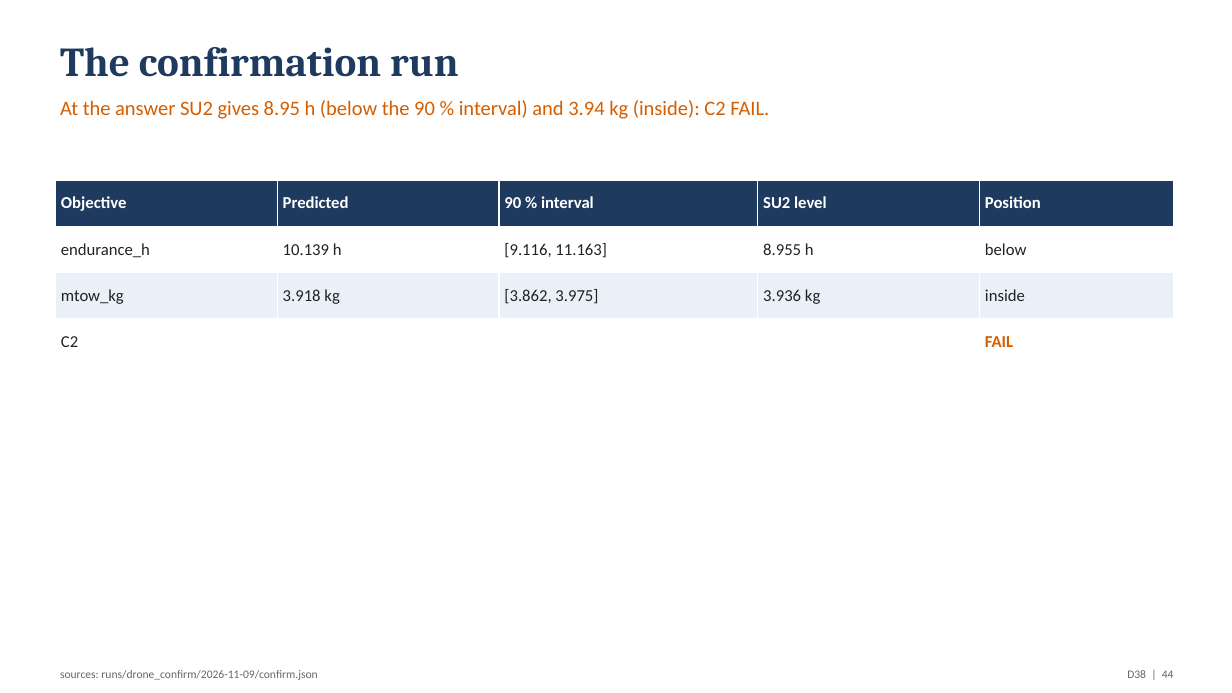
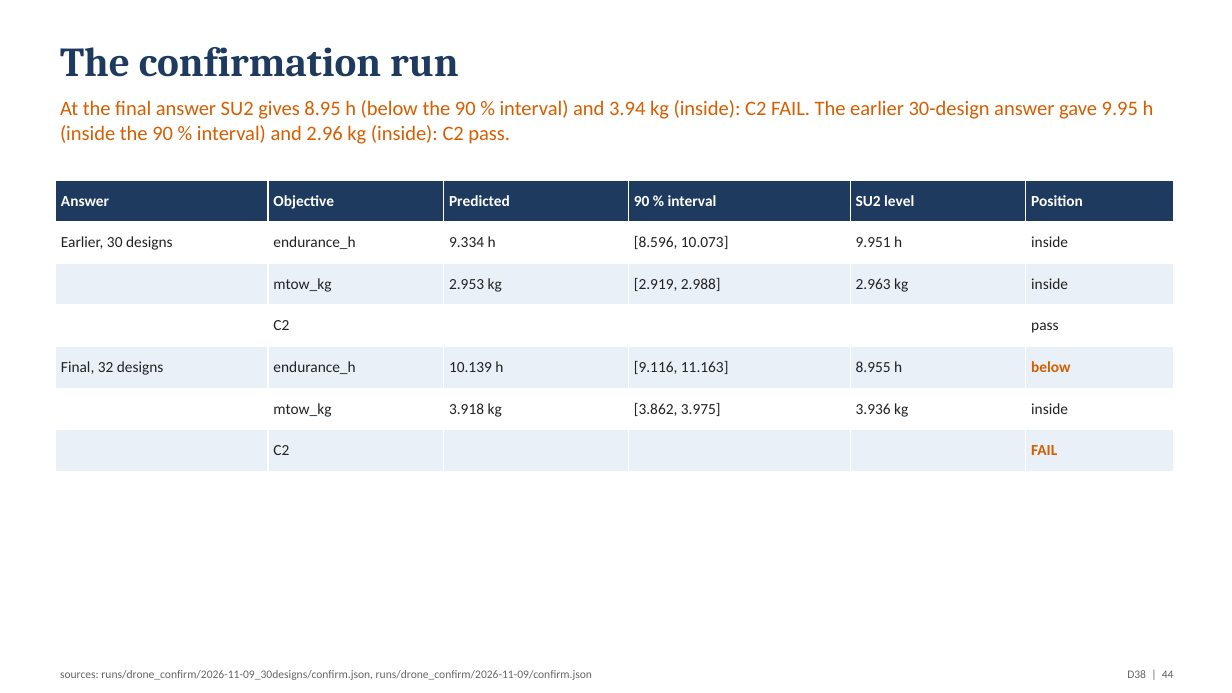
Before and after one commit to emarinhoss/ai-engineering, a slide deck: slide 44 of docs/talk/deck_drone.pptx. Drawn at 1232x693 pixels with LibreOffice and Linux fonts; fonts in the diff are those of the drawing. Boxes give left, top, right and bottom in pixels: in the first picture for what was removed or moved away, otherwise in the second. Text is boxed around its words. In the diff, an @@ line names an element or a change of style, - is before the commit and + after.

```diff
--- a/docs/talk/deck_drone.pptx
+++ b/docs/talk/deck_drone.pptx
@@ text at (60, 100, 1154, 144): text changed @@
-At the answer SU2 gives 8.95 h (below the 90 % interval) and 3.94 kg (inside): C2 FAIL.
+At the final answer SU2 gives 8.95 h (below the 90 % interval) and 3.94 kg (inside): C2 FAIL. The earlier 30-design answer gave 9.95 h (inside the 90 % interval) and 2.96 kg (inside): C2 pass.
@@ table at (55, 180, 1174, 471) @@
-Objective | Predicted | 90 % interval | SU2 level | Position
-endurance_h | 10.139 h | [9.116, 11.163] | 8.955 h | below
-mtow_kg | 3.918 kg | [3.862, 3.975] | 3.936 kg | inside
-C2 |  |  |  | FAIL
+Answer | Objective | Predicted | 90 % interval | SU2 level | Position
+Earlier, 30 designs | endurance_h | 9.334 h | [8.596, 10.073] | 9.951 h | inside
+ | mtow_kg | 2.953 kg | [2.919, 2.988] | 2.963 kg | inside
+ | C2 |  |  |  | pass
+Final, 32 designs | endurance_h | 10.139 h | [9.116, 11.163] | 8.955 h | below
+ | mtow_kg | 3.918 kg | [3.862, 3.975] | 3.936 kg | inside
+ | C2 |  |  |  | FAIL
@@ text at (60, 670, 592, 680): text changed @@
-sources: runs/drone_confirm/2026-11-09/confirm.json
+sources: runs/drone_confirm/2026-11-09_30designs/confirm.json, runs/drone_confirm/2026-11-09/confirm.json
```
Also in this commit, not shown: 4 other slides changed, 3 other files.
